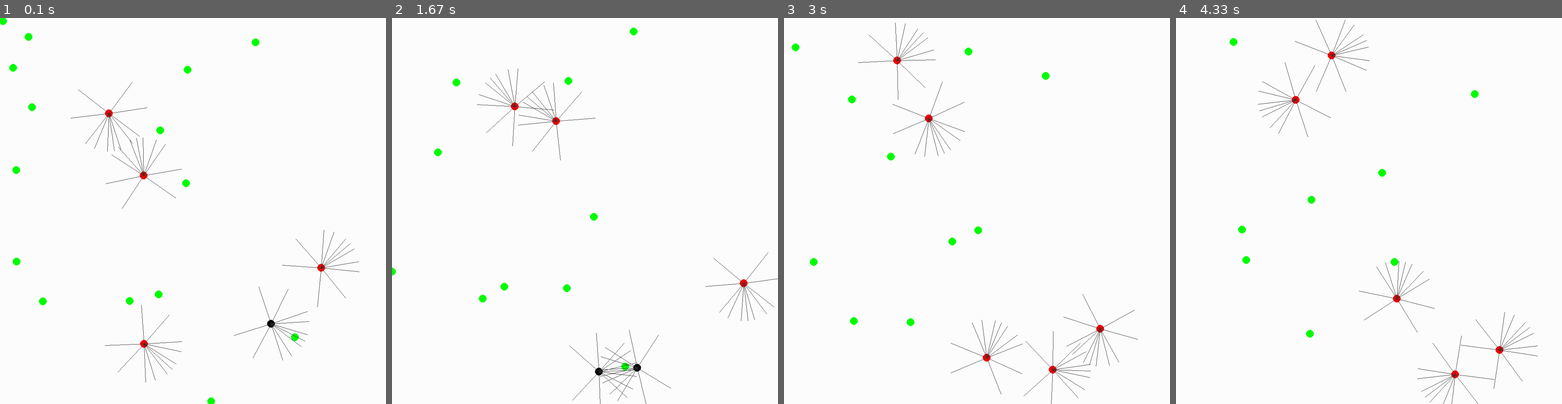
Above: before the commit, frames 1-4 (left to right).
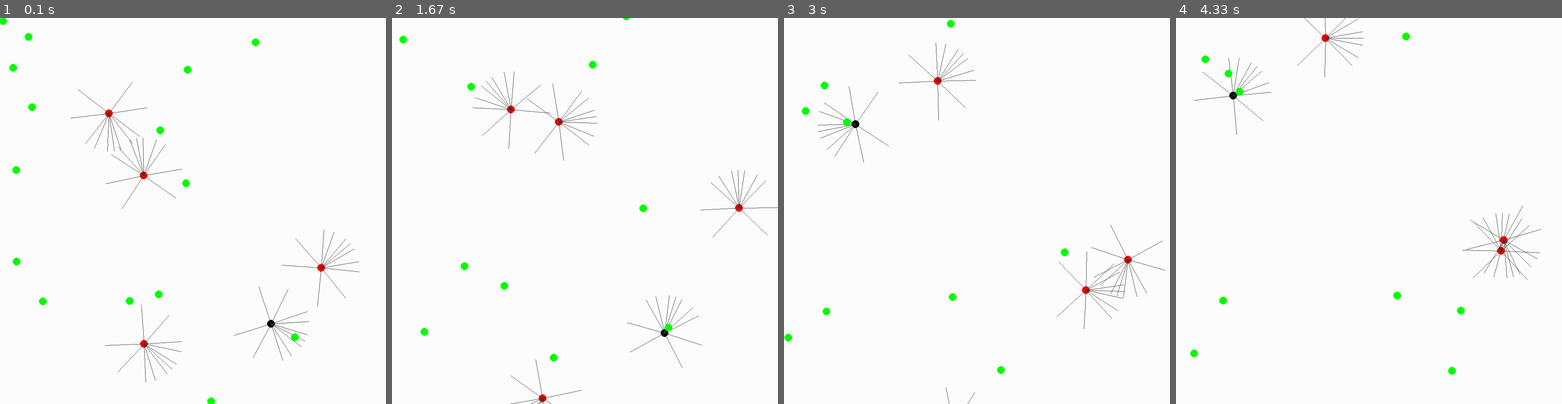
Above: after the commit, the same moments.

Repository: Florian-DELRIEU/IA-PreyPredators
Game: pygame game, started from main.py
Same seed, same stepped clock (60 frames per second), same inputs: the game is played once before the commit and once after it.
Inputs:
- Up to frame 1 (0.1 s): no input
- Up to frame 2 (1.67 s): no input
- Up to frame 3 (3 s): no input
- Up to frame 4 (4.33 s): no input

The runs differ from the first frame. In frame 1, less than 0.1% of the frame differs, in the area x 75-78%, y 82-84%; in frame 2, 2.4%; in frame 3, 2.6%, in the area x 0-99%, y 0-100%; in frame 4, 2.4%.

Commit message:
[0.15] - Die functions - Prey and Predators list moved into classes.py - blobs add them selves in lists - add die function

Diff:
--- a/classes.py
+++ b/classes.py
@@ -3,6 +3,9 @@
 import math
 import numpy as np
 from pygame_init import width,height,RED,GREEN,FPS,window,BLACK,GREY
+
+Preys = []
+Predators = []
 
 class blob:
     def __init__(self,x=None,y=None,direction=None,is_predator=False):
@@ -22,6 +25,8 @@
         self.detect_range = 100
         self.target = None
         self.energy = 10
+        if self.is_predator : Predators.append(self)
+        if not self.is_predator : Preys.append(self)
 
     def draw(self, window):
         """
@@ -69,6 +74,10 @@
 
     def gain_energy(self,ammont):
         self.energy += ammont
+
+    def die(self):
+        if self.is_predator: Predators.__delitem__(Predators.index(self))
+        if not self.is_predator: Preys.__delitem__(Preys.index(self))
 
     def create_rays(self):
         """
--- a/main.py
+++ b/main.py
@@ -1,11 +1,11 @@
 import pygame
 import time
 from pygame_init import window,WHITE,FPS,BLACK,RED
-from classes import blob
+from classes import blob,Preys,Predators
 
 # Blobs
-Preys =     [blob(None,None,None,False) for _ in range (15)]
-Predators = [blob(None,None,None,True) for _ in range (5)]
+for _ in range (15): blob(None,None,None,False)
+for _ in range (5): blob(None,None,None,True)
 
 # Boucle principale
 running = True
@@ -18,16 +18,11 @@
 
     # move all blobs
     time.sleep(1/FPS)
-    for blob in Preys:
+    for blob in Predators + Preys:
+        if blob in Predators : blob.detect(Preys)
         blob.move()
         blob.draw(window)
-        blob.gain_energy(0)
-        if blob.energy <= 0: Preys.__delitem__(Preys.index(blob))
-    for blob in Predators:
-        blob.detect(Preys)
-        blob.move()
-        blob.draw(window)
-        if blob.energy <= 0: Predators.__delitem__(Predators.index(blob))
+        if blob.energy <= 0: blob.die()
     pygame.display.update()
 
 # Quitter Pygame
